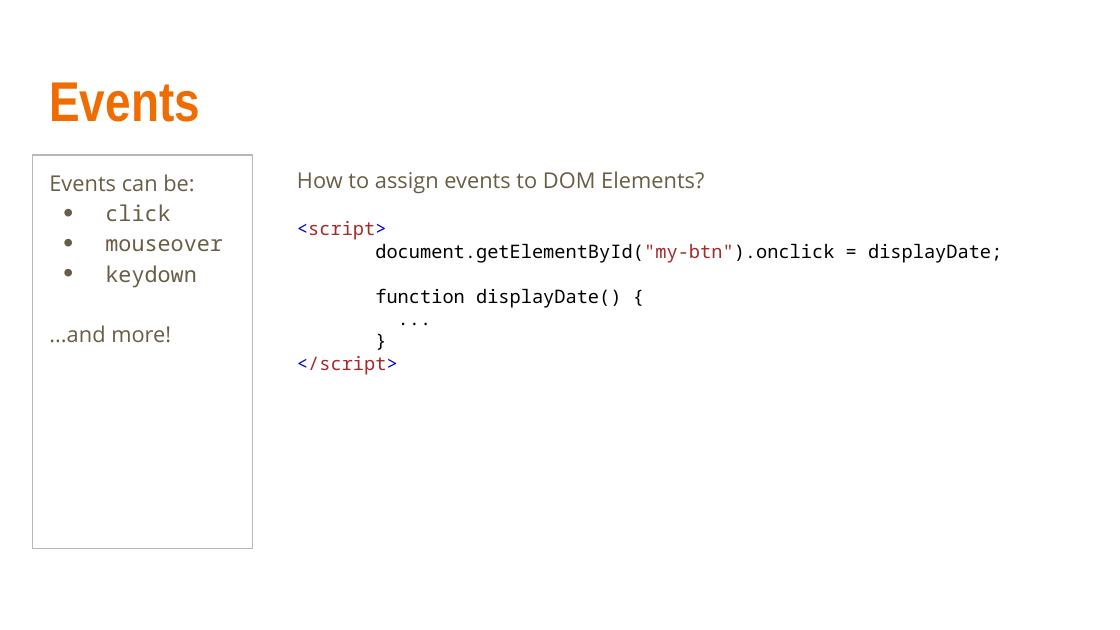
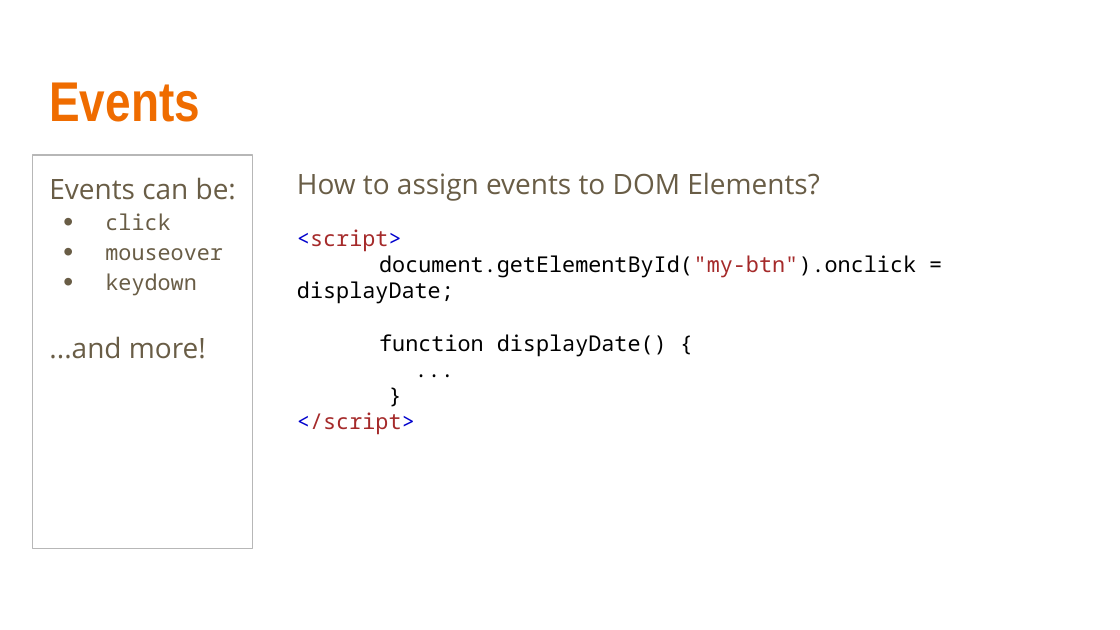
Before and after one commit to linkedin/high-school-trainee, a slide deck: slide 11 of Curriculum/Week_2/Lectures/2.2_JavaScript_Interacting_with_HTML.pptx. Drawn at 1120x630 pixels with LibreOffice and Linux fonts; fonts in the diff are those of the drawing. Boxes give left, top, right and bottom in pixels: in the first picture for what was removed or moved away, otherwise in the second. Text is boxed around its words. In the diff, an @@ line names an element or a change of style, - is before the commit and + after.

```diff
--- a/Curriculum/Week_2/Lectures/2.2_JavaScript_Interacting_with_HTML.pptx
+++ b/Curriculum/Week_2/Lectures/2.2_JavaScript_Interacting_with_HTML.pptx
@@ text at bbox=[49, 177, 236, 359]: size 14 to 18 pt in "Events can be:", "...and more!" @@
@@ text "How to assign events to ..." at bbox=[297, 172, 916, 304]: size 14 to 18 pt in "How to assign events to DOM Elements?"; size 12 to 14 pt in "<script>", "document.getElementById("my-btn").onclick = displayDate;", "function displayDate() {", "..." and 2 more places @@
```
Also in this commit, not shown: 9 other slides changed, 11 other files.
